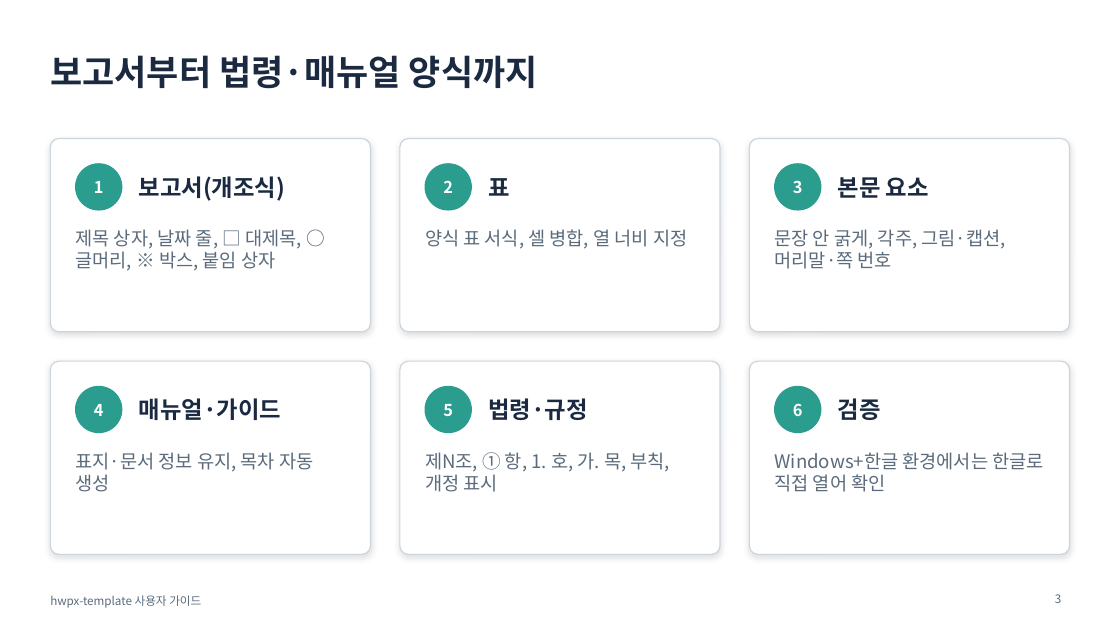
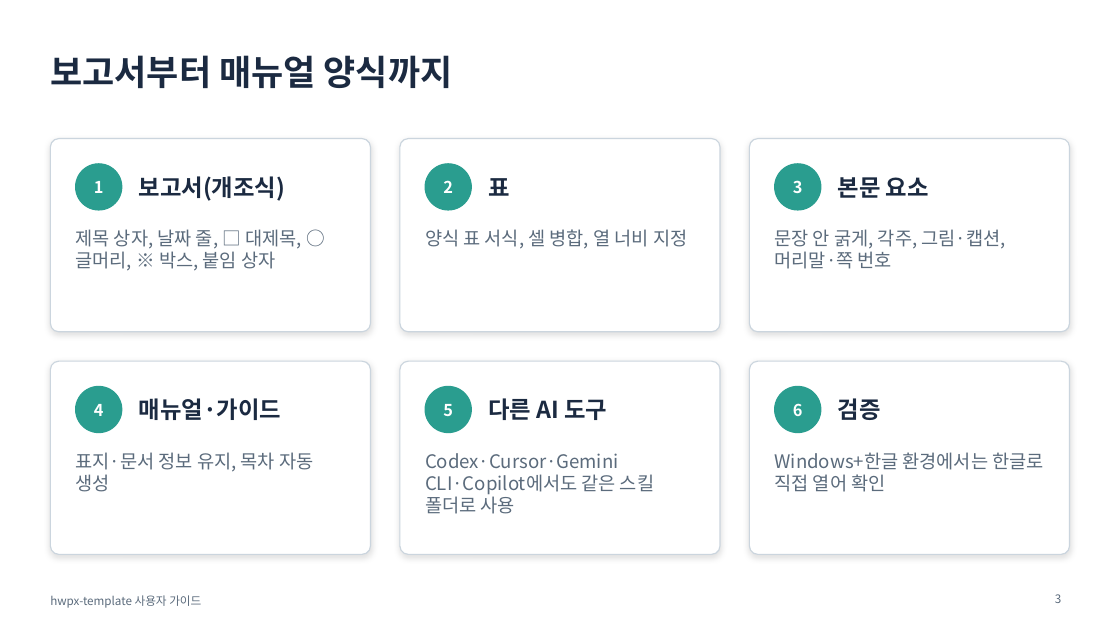
Before and after one commit to emilyJ7/hwpx-template-public, a slide deck: slide 3 of docs/발표자료/발표자료.pptx. Drawn at 1120x630 pixels with LibreOffice and Linux fonts; fonts in the diff are those of the drawing. Boxes give left, top, right and bottom in pixels: in the first picture for what was removed or moved away, otherwise in the second. Text is boxed around its words. In the diff, an @@ line names an element or a change of style, - is before the commit and + after.

```diff
--- a/docs/발표자료/발표자료.pptx
+++ b/docs/발표자료/발표자료.pptx
@@ title at <box>50,55,453,88</box>: text changed @@
-보고서부터 법령·매뉴얼 양식까지
+보고서부터 매뉴얼 양식까지
@@ text at <box>488,398,607,420</box>: text changed @@
-법령·규정
+다른 AI 도구
@@ text at <box>425,453,654,514</box>: text changed @@
-제N조, ① 항, 1. 호, 가. 목, 부칙, 개정 표시
+Codex·Cursor·Gemini CLI·Copilot에서도 같은 스킬 폴더로 사용
```
Also in this commit, not shown: 5 other slides changed, 14 other files.
